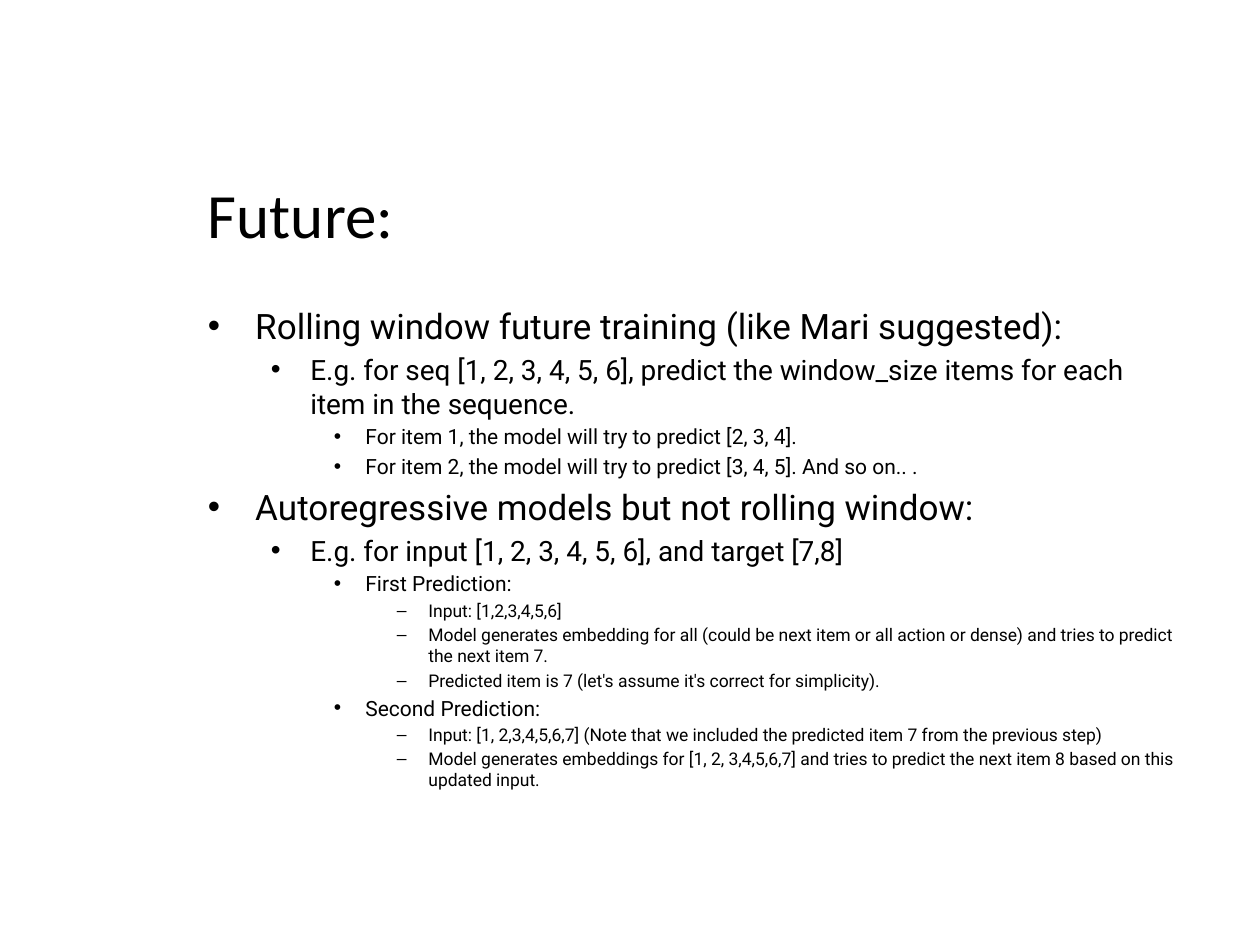
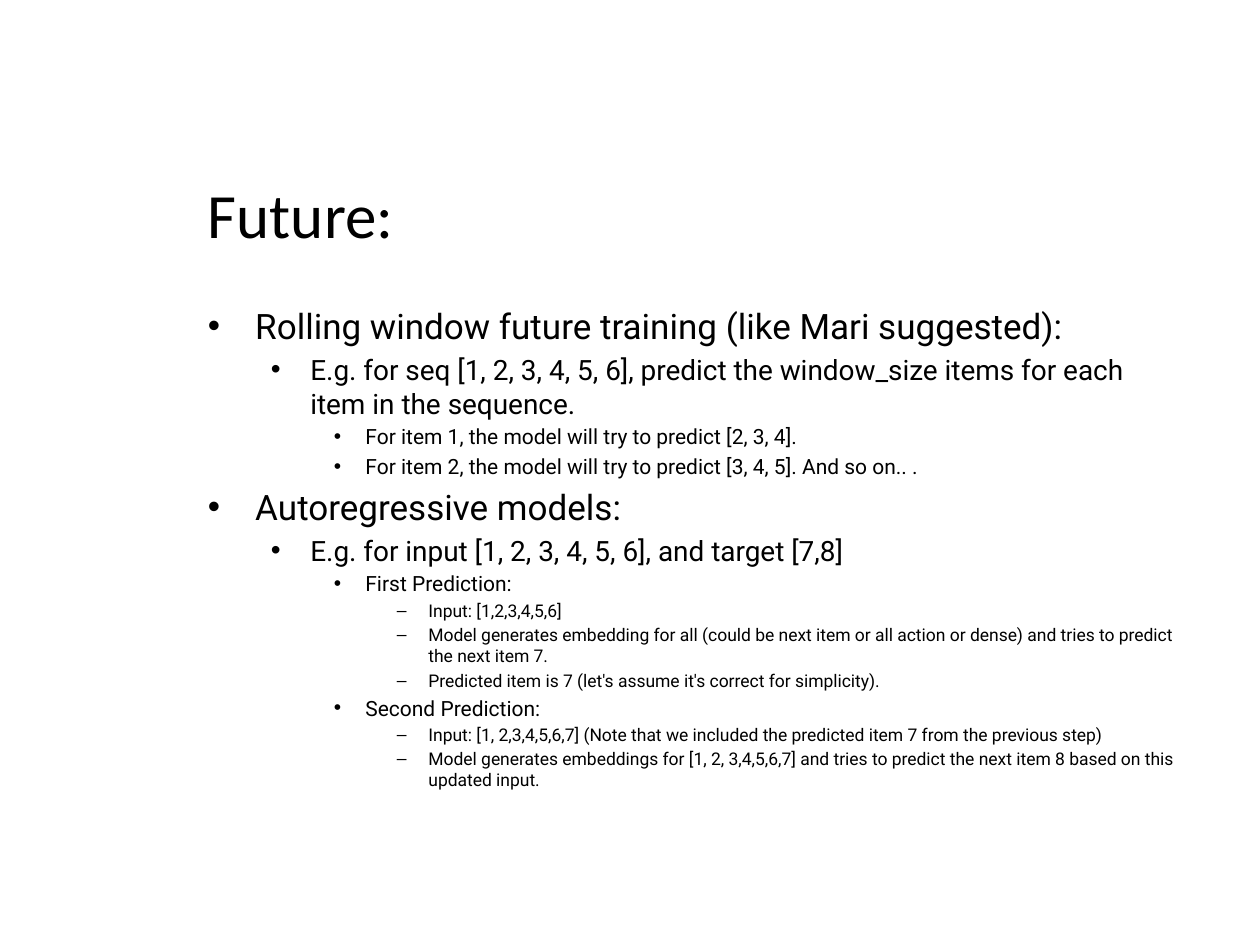
Before and after one commit to kyriakossk2000/MasterThesis, a slide deck: slide 5 of Progress/7 Project Progress.pptx. Drawn at 1260x945 pixels with LibreOffice and Linux fonts; fonts in the diff are those of the drawing; background and template pictures are left out. Boxes give left, top, right and bottom in pixels: in the first picture for what was removed or moved away, otherwise in the second. Text is boxed around its words. In the diff, an @@ line names an element or a change of style, - is before the commit and + after.

Commit message:
rolling future window + loss over future

```diff
--- a/Progress/7 Project Progress.pptx
+++ b/Progress/7 Project Progress.pptx
@@ text at (x1=255, y1=493, x2=621, y2=528): text changed @@
-• Autoregressive models but not rolling window:
+• Autoregressive models:
```
Also in this commit, not shown: 2 other slides changed, 4 other files.
